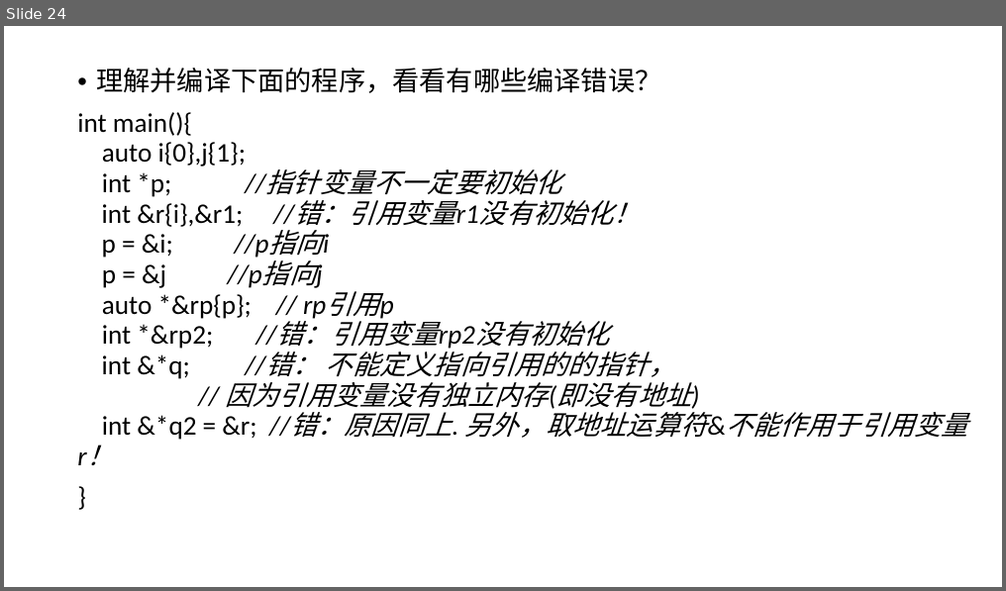
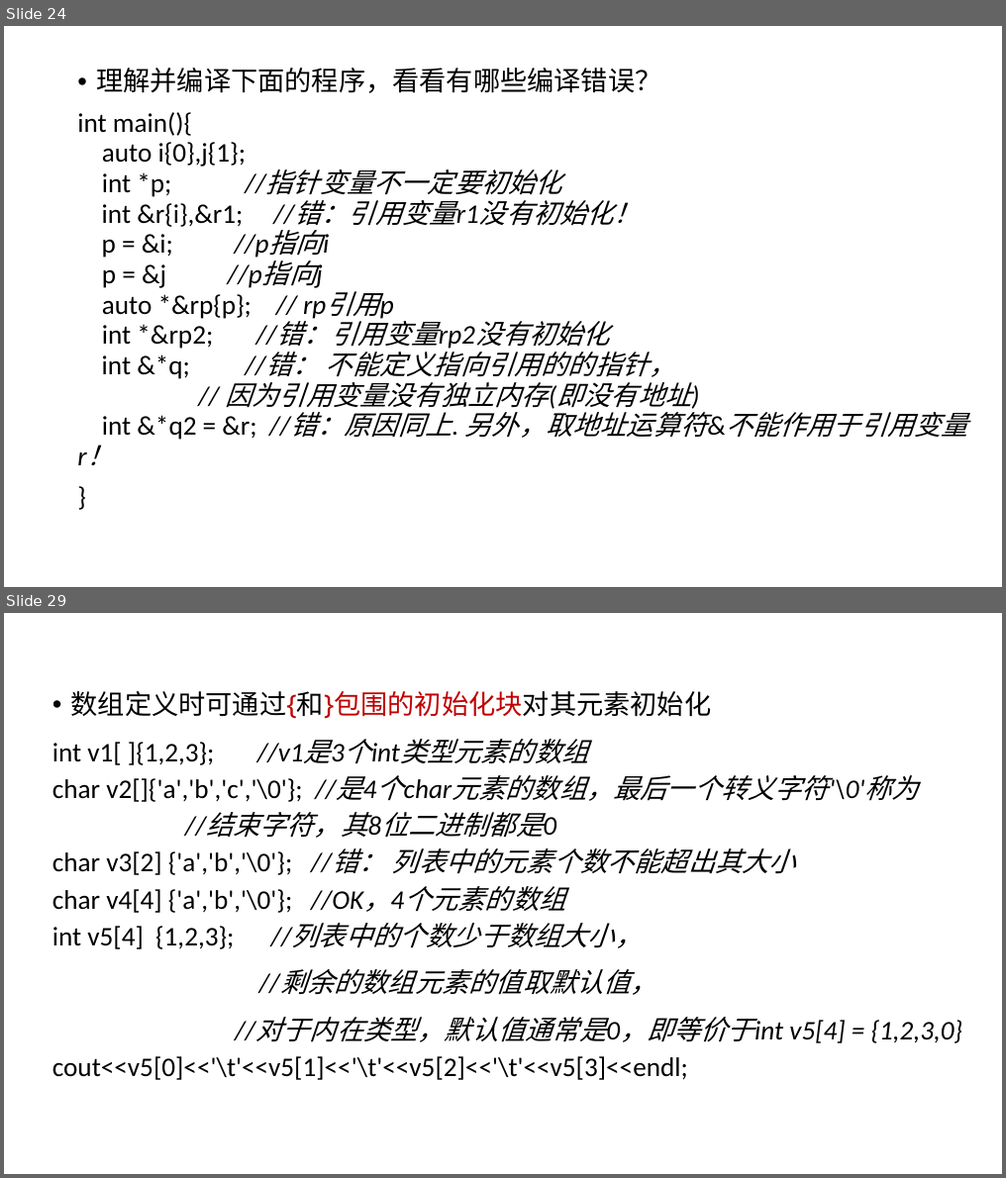
Before and after one commit to hwdong-net/cplusplus17, a slide deck: ppt/第5章 复合类型.pptx. Shown one above the other, each under a label of ours: slide 24 before the commit, slides 24 and 29 after it; the slides between them are not shown. The pictures are 1006x591 and 1006x1178 pixels, drawn with LibreOffice and Linux fonts; fonts in the diff are those of the drawing. Boxes give left, top, right and bottom in pixels: in the first picture for what was removed or moved away, otherwise in the second. Text is boxed around its words. In the diff, an @@ line names an element or a change of style, - is before the commit and + after.

```diff
--- a/ppt/第5章 复合类型.pptx
+++ b/ppt/第5章 复合类型.pptx
@@ slide 29 added at bbox=[4, 613, 1002, 1174], background #FFFFFF @@
@@ text added at bbox=[53, 691, 963, 1080], 25.9 pt, text #000000 @@
+• 数组定义时可通过{和}包围的初始化块对其元素初始化
+int v1[ ]{1,2,3}; //v1是3个int类型元素的数组
+char v2[]{'a','b','c','\0'}; //是4个char元素的数组，最后一个转义字符'\0'称为
+//结束字符，其8位二进制都是0
+char v3[2] {'a','b','\0'}; //错： 列表中的元素个数不能超出其大小
+char v4[4] {'a','b','\0'}; //OK，4个元素的数组
+int v5[4] {1,2,3}; //列表中的个数少于数组大小，
+//剩余的数组元素的值取默认值，
+//对于内在类型，默认值通常是0，即等价于int v5[4] = {1,2,3,0}
+cout<<v5[0]<<'\t'<<v5[1]<<'\t'<<v5[2]<<'\t'<<v5[3]<<endl;
```
Also in this commit, not shown: 25 other slides added.
